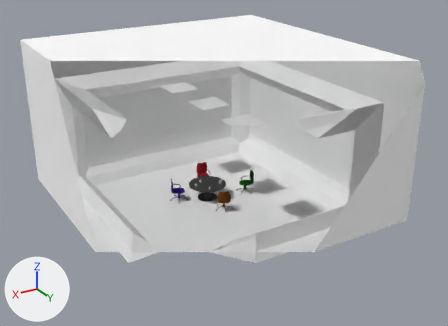
A saved change to the Blender file doc/models/meeting room-baked.blend.
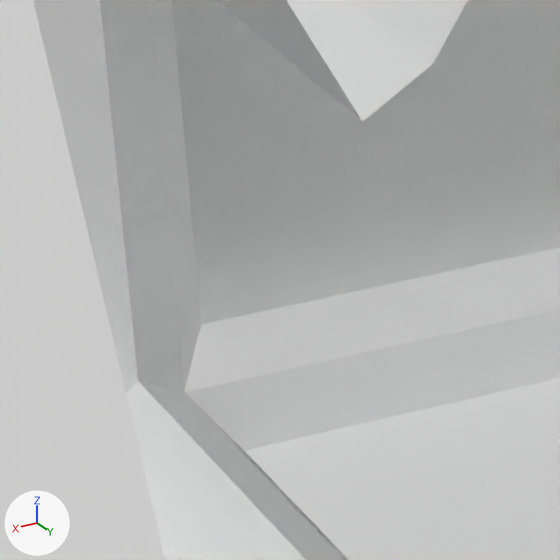
The first picture shows the older version from a 50 mm camera at (21.65, 32.56, 18.78) aimed at (2.8, 1.14, 3.07). The close-ups show both versions on the part from 13% to 31% of the width and 37% to 62% of the height of that picture; other places that the commit changed are outside them. Every picture has the same lights, and +X, +Y and +Z are marked at lower left. Everything nearer to the camera than a plane just in front of the edit is cut away.

The first close-up shows 'Backdrop', 'Room'.
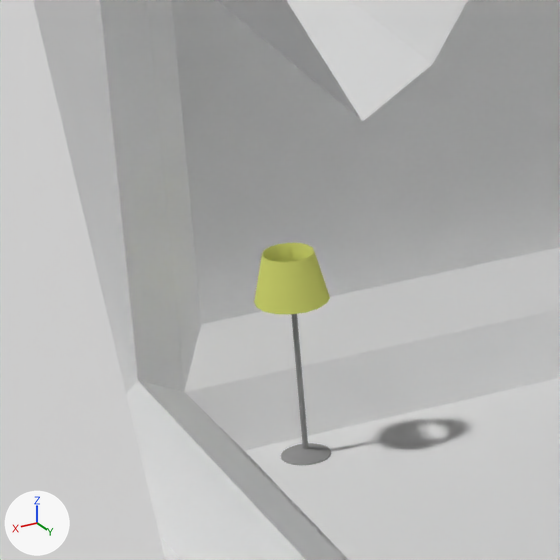
The newer file is also turned or shifted as a whole; pictures and numbers use the older file's frame.

Pixel boxes (x1, y1, x2, y2) of what changed, in the close-ups (560 x 560 px):
'Lampshade', added (yellow): after (254, 243, 330, 314)
'LampPost', added: after (281, 314, 331, 465)

The change, as a diff of the scene's bpy script:
```diff
--- a/doc/models/meeting room-baked.blend.py
+++ b/doc/models/meeting room-baked.blend.py
@@ mat_lampshadematerial @@
+mat_lampshadematerial = diffuse_material('LampshadeMaterial')
+mat_lampshadematerial.base_color = (0.751, 0.8, 0.191)  # yellow #e1e779
@@ mat_lamppostmaterial @@
+mat_lamppostmaterial = diffuse_material('LampPostMaterial')
+mat_lamppostmaterial.base_color = (0.384, 0.384, 0.384)  # grey #a7a7a7
@@ me_lampshadegeom @@
+me_lampshadegeom.from_pydata(...)  # 96 vertices, 96 faces; spans x -0.363..0.363, y -0.363..0.363, z -0.25..0.25
+me_lampshadegeom.polygons.foreach_set('use_smooth', [True] * 96)
+me_lampshadegeom.materials.append(mat_lampshadematerial)  # its picture is missing
@@ me_lamppostgeom @@
+me_lamppostgeom.from_pydata(...)  # 81 vertices, 75 faces; spans x 8.4..8.89, y -5.78..-5.29, z 0.0..2.0
+me_lamppostgeom.materials.append(mat_lamppostmaterial)  # grey #a7a7a7
@@ ob_lampshade @@
+ob_lampshade = bpy.data.objects.new('Lampshade', me_lampshadegeom)
+ob_lampshade.location = (8.654, -5.542, 2.093)
@@ ob_lamppost @@
+ob_lamppost = bpy.data.objects.new('LampPost', me_lamppostgeom)
+ob_lamppost.location = (0.0, 0.0, 0.0)
```
